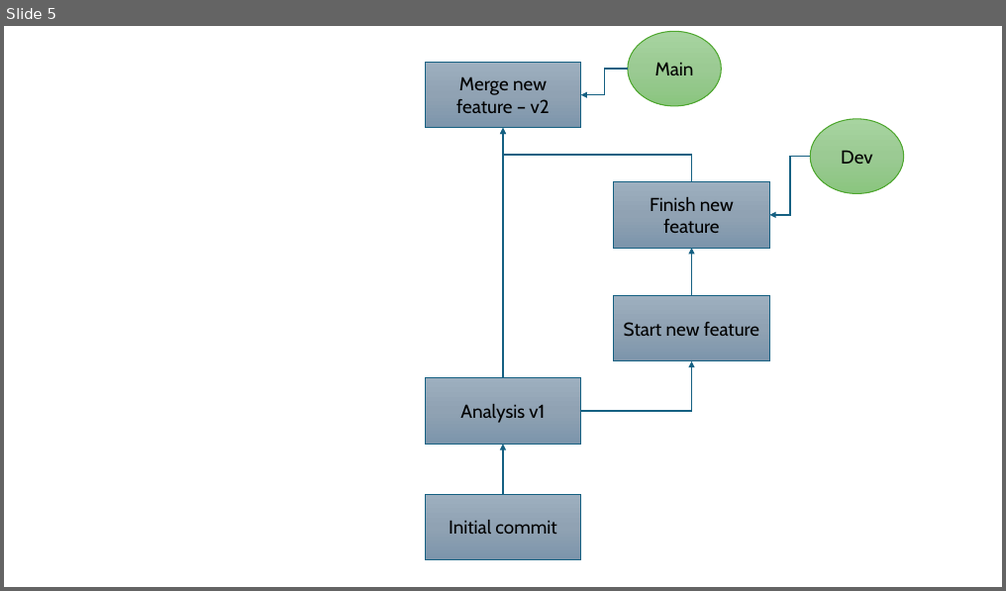
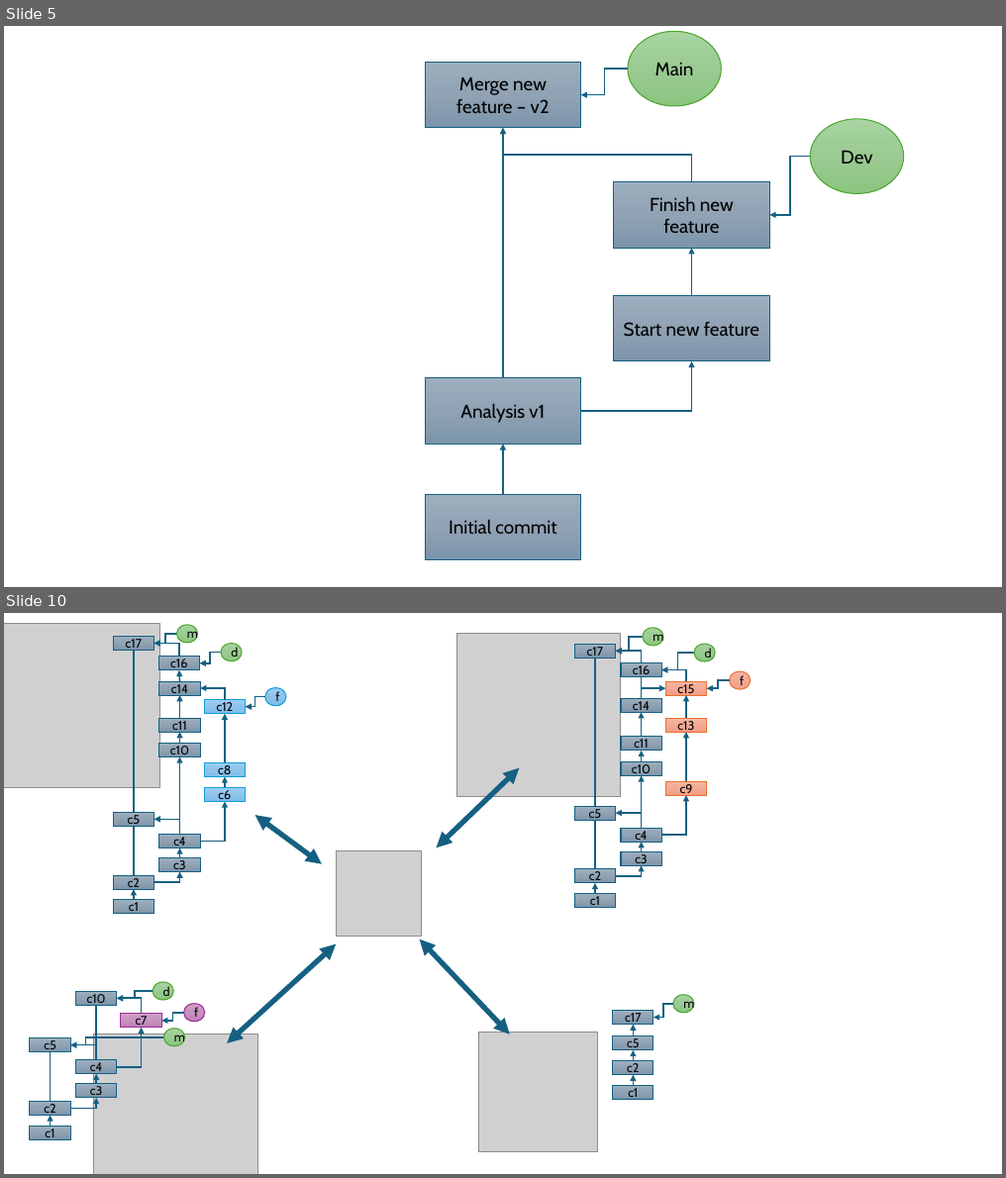
Before and after one commit to Hood-BIFX/general_course_materials, a slide deck: assets/intro_git_tree.pptx. Shown one above the other, each under a label of ours: slide 5 before the commit, slides 5 and 10 after it; the slides between them are not shown. The pictures are 1006x591 and 1006x1178 pixels, drawn with LibreOffice and Linux fonts; fonts in the diff are those of the drawing; grey boxes stand for pictures. Boxes give left, top, right and bottom in pixels: in the first picture for what was removed or moved away, otherwise in the second. Text is boxed around its words. In the diff, an @@ line names an element or a change of style, - is before the commit and + after.

```diff
--- a/assets/intro_git_tree.pptx
+++ b/assets/intro_git_tree.pptx
@@ slide 10 added at (4, 613, 1002, 1174), background #FFFFFF @@
@@ picture added at (4, 624, 159, 787) @@
@@ picture added at (456, 633, 621, 797) @@
@@ elbow arrow added from (643, 637) to (616, 652), #156082 1.5 pt @@
@@ elbow arrow added from (694, 653) to (662, 669), #156082 1.5 pt @@
@@ group added at (113, 625, 286, 914): 13 rectangles, 8 arrows, 8 elbow arrows, 3 ellipses, 2 lines @@
+c1
+c2
+c3
+c4
+c5
+c6
+c8
+c10
+c11
+c12
+c14
+c16
+c17
+m
+d
+f
@@ group added at (574, 628, 750, 908): 13 rectangles, 7 arrows, 7 elbow arrows, 3 lines, 3 ellipses @@
+c1
+c2
+c3
+c4
+c5
+c9
+c10
+c11
+c13
+c14
+c15
+c16
+c17
+m
+d
+f
@@ double arrow added from (436, 848) to (519, 768), #156082 5 pt @@
@@ double arrow added from (255, 815) to (322, 864), #156082 5 pt @@
@@ picture added at (336, 851, 422, 937) @@
@@ double arrow added from (227, 1044) to (336, 945), #156082 5 pt @@
@@ double arrow added from (420, 940) to (510, 1035), #156082 5 pt @@
@@ group added at (30, 982, 205, 1140): 7 rectangles, 7 elbow arrows, 3 ellipses, 2 arrows, 2 lines @@
+c1
+c2
+c3
+c4
+c5
+c7
+c10
+m
+d
+f
@@ group added at (613, 995, 694, 1100): 4 rectangles, 3 arrows, 1 ellipse, 1 elbow arrow @@
+c1
+c2
+c5
+c17
+m
@@ picture added at (94, 1035, 257, 1174) @@
@@ picture added at (478, 1033, 598, 1153) @@
```
Also in this commit, not shown: 4 other slides added, 6 other files.
